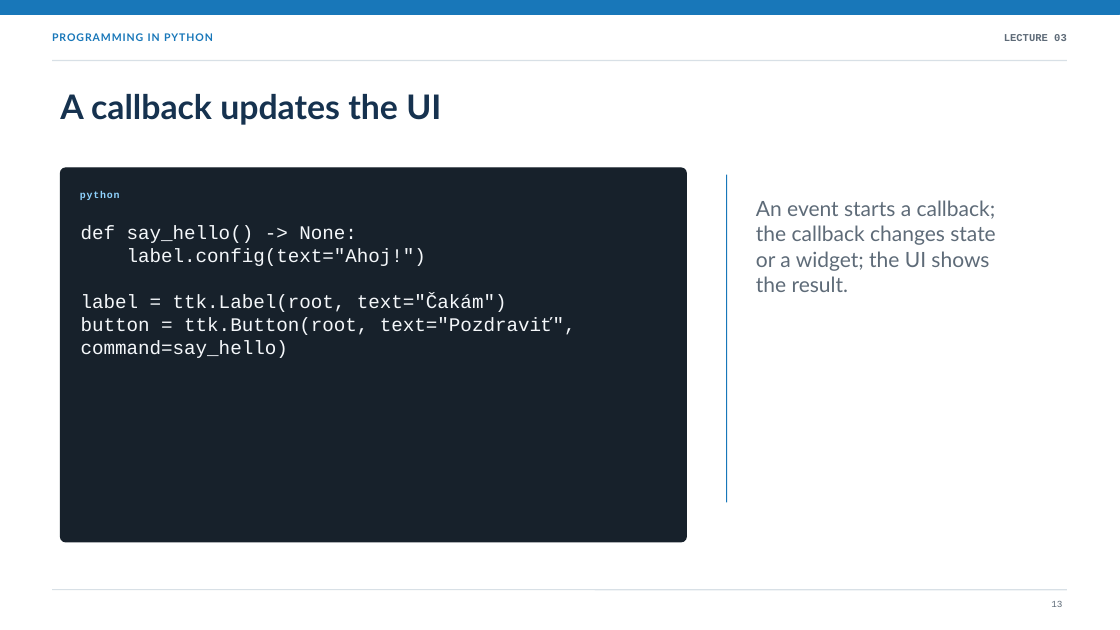
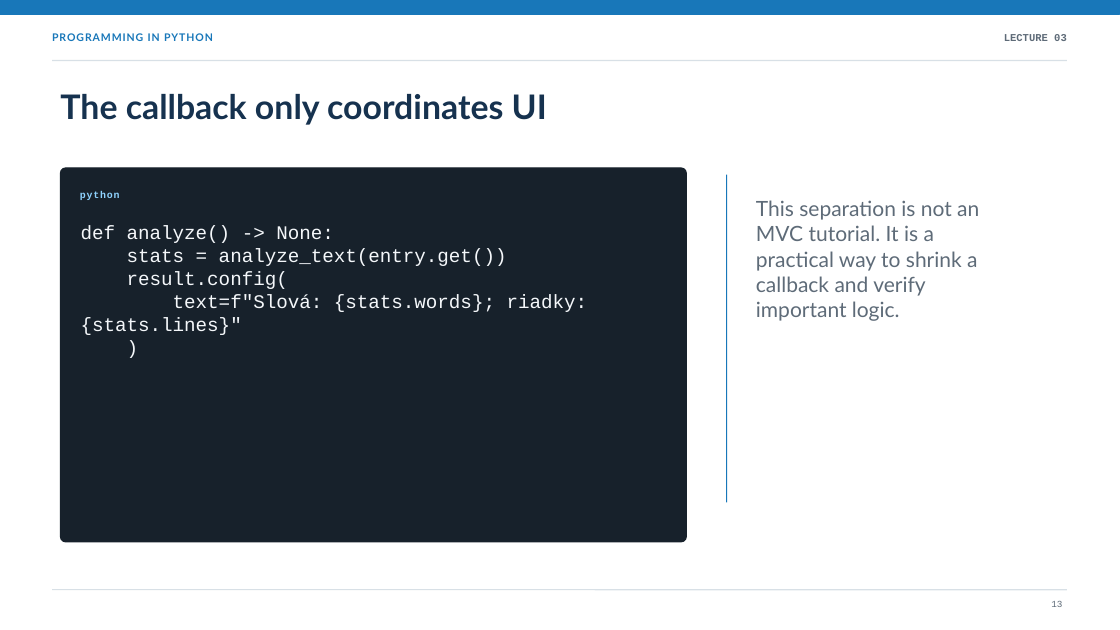
Before and after one commit to marek-horvath/python, a slide deck: slide 13 of presentations/03-gui-event-driven.en.pptx. Drawn at 1120x630 pixels with LibreOffice and Linux fonts; fonts in the diff are those of the drawing. Boxes give left, top, right and bottom in pixels: in the first picture for what was removed or moved away, otherwise in the second. Text is boxed around its words. In the diff, an @@ line names an element or a change of style, - is before the commit and + after.

Commit message:
Improve lecture 03

```diff
--- a/presentations/03-gui-event-driven.en.pptx
+++ b/presentations/03-gui-event-driven.en.pptx
@@ text at <box>60,94,547,125</box>: text changed @@
-A callback updates the UI
+The callback only coordinates UI
@@ text at <box>756,200,979,321</box>: text changed @@
-An event starts a callback; the callback changes state or a widget; the UI shows the result.
+This separation is not an MVC tutorial. It is a practical way to shrink a callback and verify important logic.
@@ text at <box>81,225,588,335</box>: text changed @@
-def say_hello() -> None:
-label.config(text="Ahoj!")
-label = ttk.Label(root, text="Čakám")
-button = ttk.Button(root, text="Pozdraviť", command=say_hello)
+def analyze() -> None:
+stats = analyze_text(entry.get())
+result.config(
+text=f"Slová: {stats.words}; riadky: {stats.lines}"
+)
```
Also in this commit, not shown: 15 other slides changed, 8 slides added, 14 slides removed, 2 other files.
